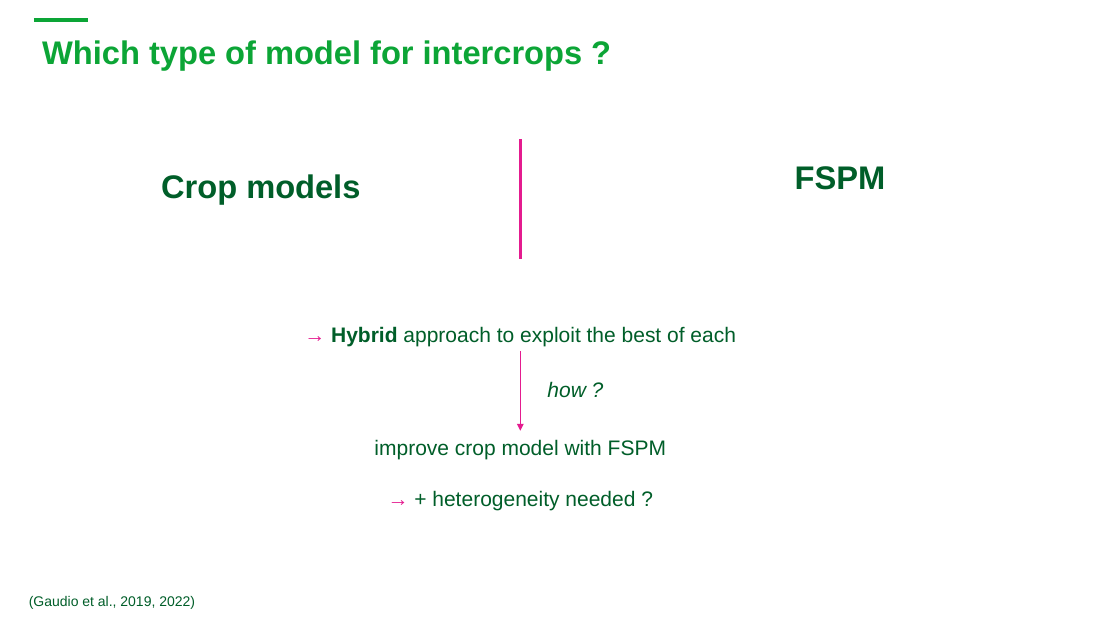
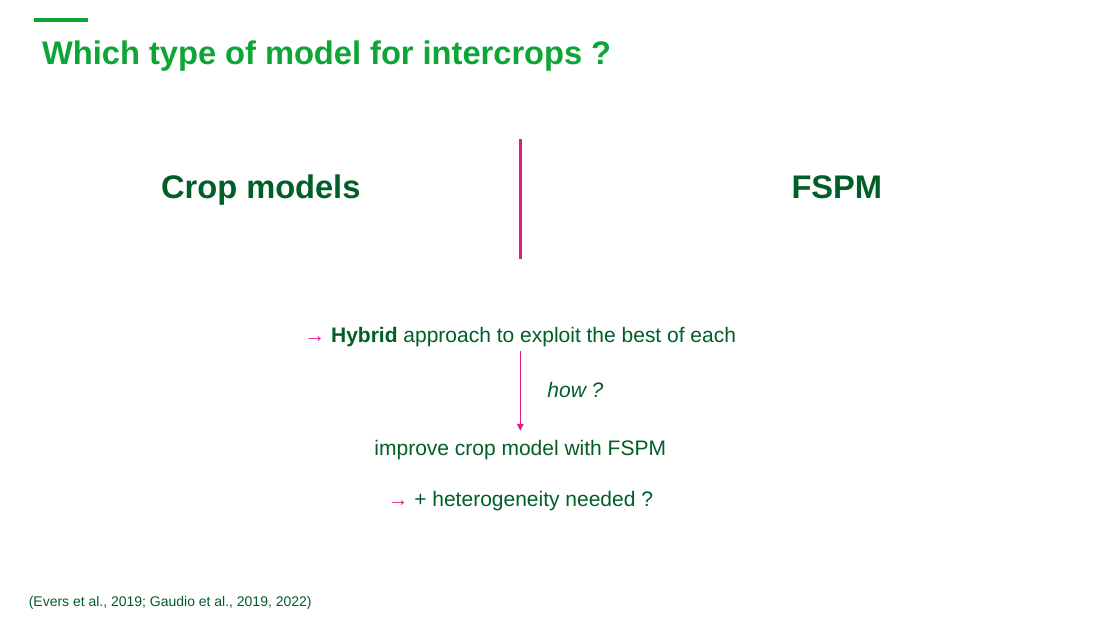
Before and after one commit to orianebro/PhD_Oriane, a slide deck: slide 6 of resources/ppt_Agapiades_28_05_2024_V2.pptx. Drawn at 1120x630 pixels with LibreOffice and Linux fonts; fonts in the diff are those of the drawing; background and template pictures are left out. Boxes give left, top, right and bottom in pixels: in the first picture for what was removed or moved away, otherwise in the second. Text is boxed around its words. In the diff, an @@ line names an element or a change of style, - is before the commit and + after.

```diff
--- a/resources/ppt_Agapiades_28_05_2024_V2.pptx
+++ b/resources/ppt_Agapiades_28_05_2024_V2.pptx
@@ text "FSPM" moved from (x1=795, y1=166, x2=886, y2=190) to (x1=792, y1=175, x2=883, y2=199) @@
@@ text at (x1=29, y1=596, x2=312, y2=609): text changed @@
-(Gaudio et al., 2019, 2022)
+(Evers et al., 2019; Gaudio et al., 2019, 2022)
```
Also in this commit, not shown: 4 other slides changed, 41 other files.
